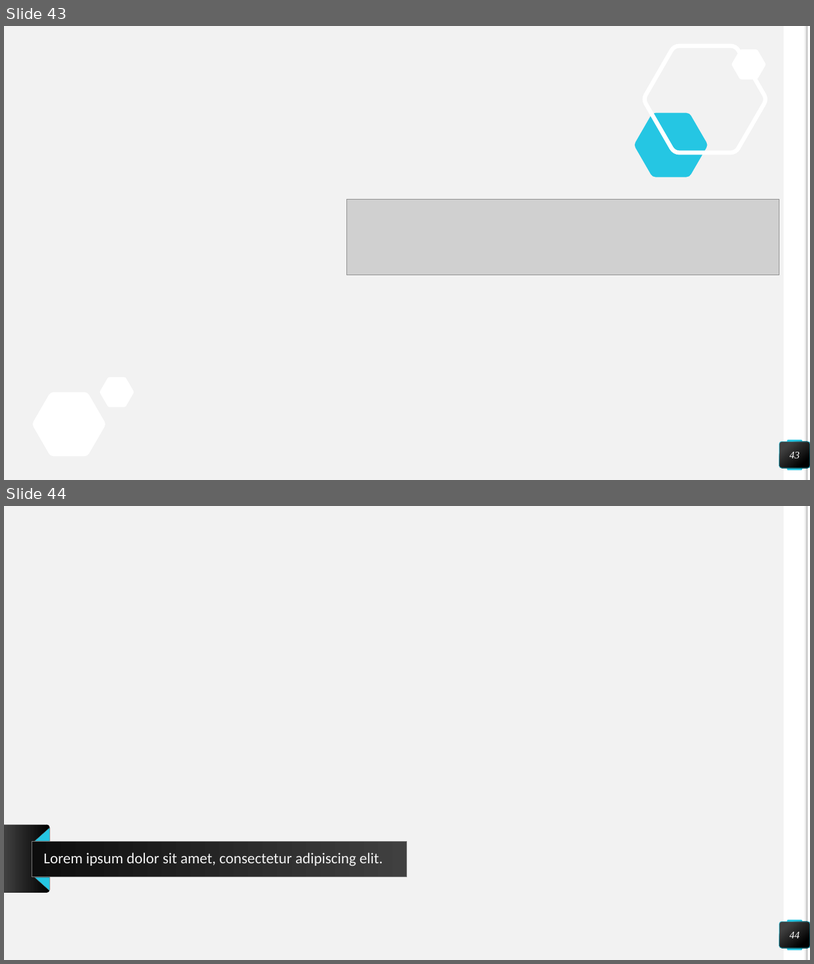
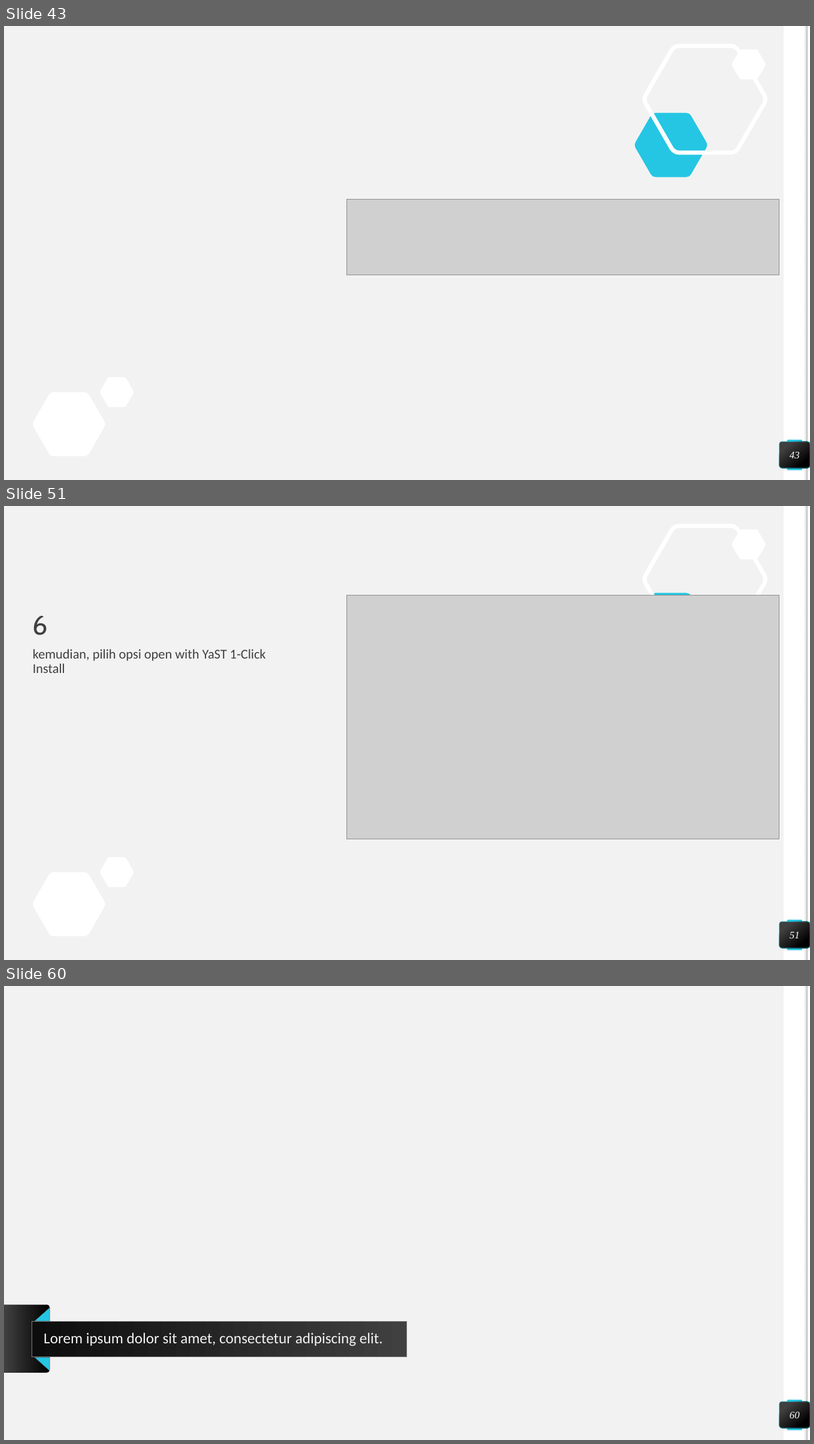
Before and after one commit to muammaradid/Pengantar-Deep-Learning, a slide deck: Tugas 1/54415319_Muammar Adid Prabowo_Tentang Python_4IA17.pptx. Shown one above the other, each under a label of ours: slides 43 and 44 before the commit, slides 43, 51 and 60 after it; the slides between them are not shown. The pictures are 814x964 and 814x1444 pixels, drawn with LibreOffice and Linux fonts; fonts in the diff are those of the drawing; grey boxes stand for pictures; background and template pictures are left out. Boxes give left, top, right and bottom in pixels: in the first picture for what was removed or moved away, otherwise in the second. Text is boxed around its words. In the diff, an @@ line names an element or a change of style, - is before the commit and + after.

```diff
--- a/Tugas 1/54415319_Muammar Adid Prabowo_Tentang Python_4IA17.pptx
+++ b/Tugas 1/54415319_Muammar Adid Prabowo_Tentang Python_4IA17.pptx
@@ slide 51 added at <box>4,506,810,960</box>, background #F2F2F2; not listed: 9 template elements that a slide beside it also shows @@
@@ picture added at <box>347,595,780,839</box> @@
@@ title added at <box>33,616,48,635</box>, 32 pt, text #404040 @@
+6
@@ text added at <box>33,649,266,673</box>, 16 pt, text #404040 @@
+kemudian, pilih opsi open with YaST 1-Click Install
@@ page number added at <box>780,921,810,948</box>, fill gradient #404040 to #000000, outline #25C6E3 0.5 pt, 12 pt, text #FFFFFF, italic @@
+51
@@ what was slide 44 is now slide 60 @@
@@ page number at <box>790,1411,800,1418</box>: text changed @@
-44
+60
```
Also in this commit, not shown: 15 other slides added.
